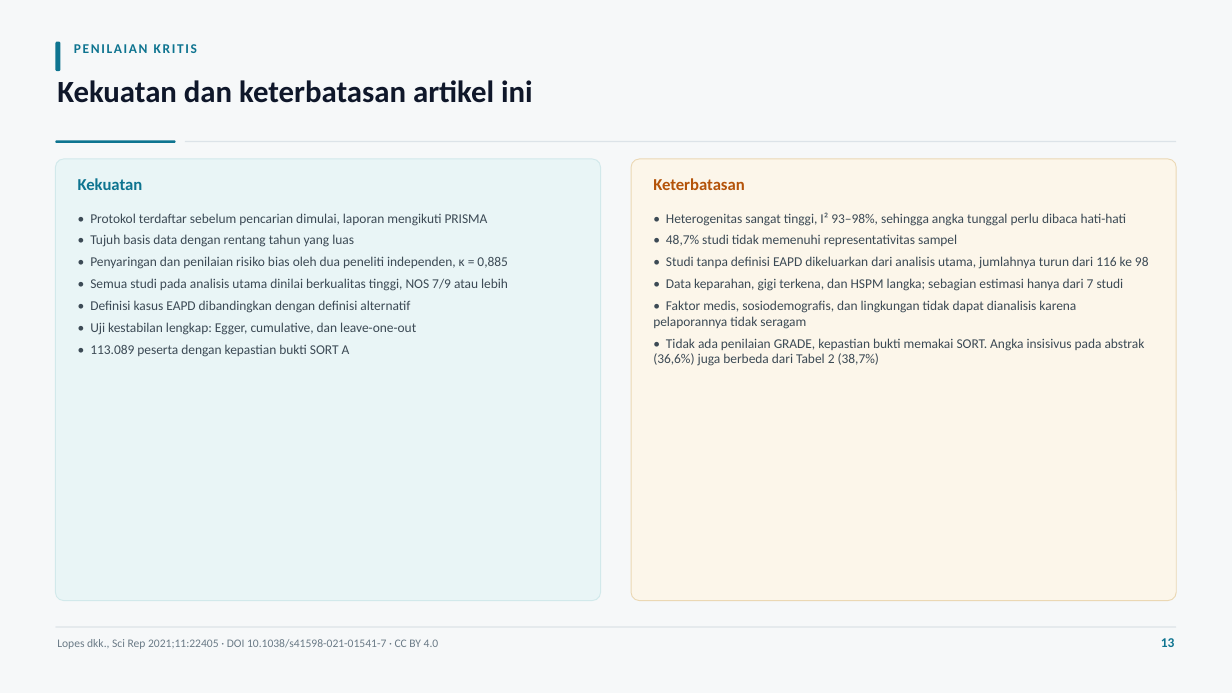
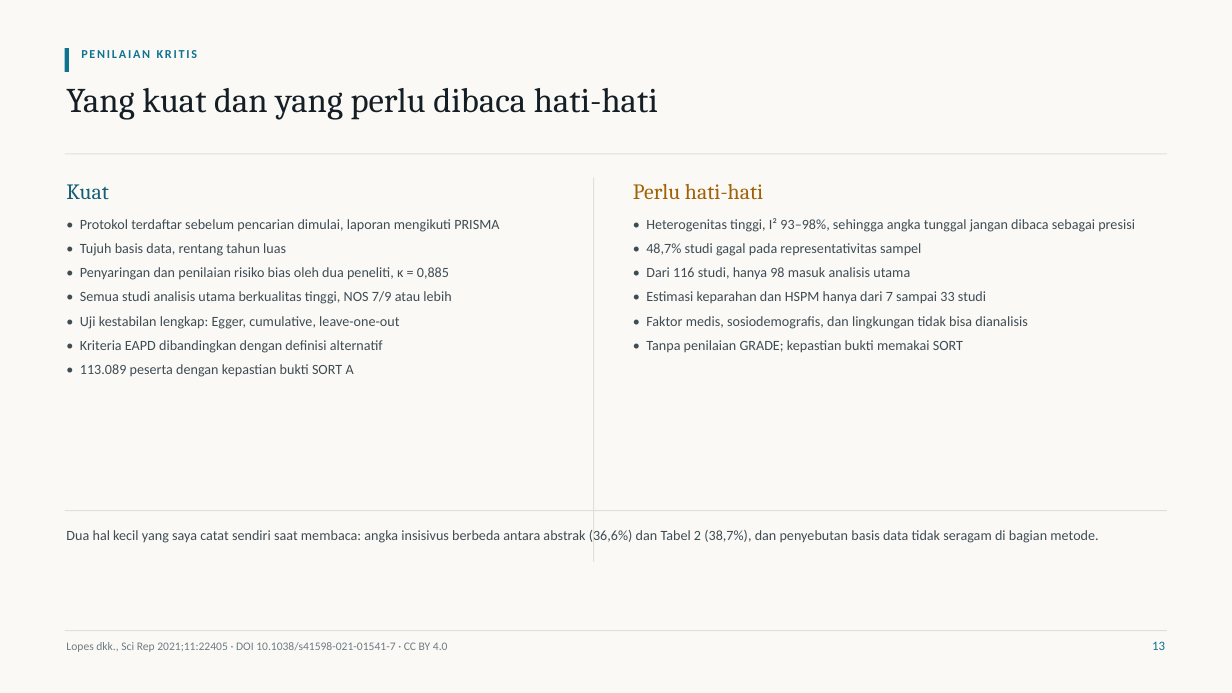
Before and after one commit to maskchanel14-source/agents, a slide deck: slide 13 of research/pediatric-dentistry-2021-2026/deck-mih-lopes-2021/Presentasi-Jurnal-MIH-Lopes-2021.pptx. Drawn at 1232x693 pixels with LibreOffice and Linux fonts; fonts in the diff are those of the drawing. Boxes give left, top, right and bottom in pixels: in the first picture for what was removed or moved away, otherwise in the second. Text is boxed around its words. In the diff, an @@ line names an element or a change of style, - is before the commit and + after.

```diff
--- a/research/pediatric-dentistry-2021-2026/deck-mih-lopes-2021/Presentasi-Jurnal-MIH-Lopes-2021.pptx
+++ b/research/pediatric-dentistry-2021-2026/deck-mih-lopes-2021/Presentasi-Jurnal-MIH-Lopes-2021.pptx
@@ rectangle at (0, 0, 1232, 693): fill #F6F8F9 to #FBF9F6 @@
@@ rectangle: place and size @@
-rectangle at (55, 42, 61, 71)
+rectangle at (65, 48, 68, 72)
@@ rectangle at (65, 48, 68, 72): rounded rectangle to rectangle @@
@@ text "PENILAIAN KRITIS": place and size @@
-text "PENILAIAN KRITIS" at (74, 44, 197, 53)
+text "PENILAIAN KRITIS" at (81, 50, 198, 58)
@@ text "PENILAIAN KRITIS" at (81, 50, 198, 58): size 10.5 to 9.5 pt, letter spacing 1.3 to 1.4 pt @@
@@ text at (66, 88, 658, 120): text changed; size 24 to 27 pt; font Calibri to Cambria; text colour #0F172A to #141E24; bold off @@
-Kekuatan dan keterbatasan artikel ini
+Yang kuat dan yang perlu dibaca hati-hati
@@ rounded rectangle removed at (55, 140, 176, 143) @@
@@ rounded rectangle removed at (185, 140, 1177, 141) @@
@@ rounded rectangle removed at (55, 159, 601, 601) @@
@@ rectangle added at (65, 153, 1167, 154), fill #E2DFD9 @@
@@ text removed at (78, 178, 143, 190) @@
-Kekuatan
@@ rectangle added at (593, 177, 594, 562), fill #E2DFD9 @@
@@ rounded rectangle removed at (631, 159, 1177, 601) @@
@@ text removed at (653, 178, 745, 190) @@
-Keterbatasan
@@ text added at (66, 184, 108, 200), 17 pt, text #155E75 @@
+Kuat
@@ text added at (633, 184, 763, 200), 17 pt, text #A16207 @@
+Perlu hati-hati
@@ text "• Protokol terdaftar sebelum pencarian ...": place and size @@
-text "• Protokol terdaftar sebelum pencarian ..." at (90, 213, 508, 357)
+text "• Protokol terdaftar sebelum pencarian ..." at (80, 219, 499, 377)
@@ text at (80, 219, 499, 377): size 10.5 to 11 pt, text colour #3C4A55 to #3E4C54 in "• Protokol terdaftar sebelum pencarian dimulai, laporan ...", "• 113.089 peserta dengan kepastian bukti SORT ..."; line spacing 0.96 to 1.05 @@
@@ text at (646, 218, 1135, 353): text changed; size 10.5 to 11 pt; text colour #3C4A55 to #3E4C54 @@
-• Heterogenitas sangat tinggi, I² 93–98%, sehingga angka tunggal perlu dibaca hati-hati
-• 48,7% studi tidak memenuhi representativitas sampel
-• Studi tanpa definisi EAPD dikeluarkan dari analisis utama, jumlahnya turun dari 116 ke 98
-• Data keparahan, gigi terkena, dan HSPM langka; sebagian estimasi hanya dari 7 studi
-• Faktor medis, sosiodemografis, dan lingkungan tidak dapat dianalisis karena pelaporannya tidak seragam
-• Tidak ada penilaian GRADE, kepastian bukti memakai SORT. Angka insisivus pada abstrak (36,6%) juga berbeda dari Tabel 2 (38,7%)
+• Heterogenitas tinggi, I² 93–98%, sehingga angka tunggal jangan dibaca sebagai presisi
+• 48,7% studi gagal pada representativitas sampel
+• Dari 116 studi, hanya 98 masuk analisis utama
+• Estimasi keparahan dan HSPM hanya dari 7 sampai 33 studi
+• Faktor medis, sosiodemografis, dan lingkungan tidak bisa dianalisis
+• Tanpa penilaian GRADE; kepastian bukti memakai SORT
@@ text at (80, 243, 451, 353): text changed; size 10.5 to 11 pt; text colour #3C4A55 to #3E4C54 @@
-• Tujuh basis data dengan rentang tahun yang luas
-• Penyaringan dan penilaian risiko bias oleh dua peneliti independen, κ = 0,885
-• Semua studi pada analisis utama dinilai berkualitas tinggi, NOS 7/9 atau lebih
-• Definisi kasus EAPD dibandingkan dengan definisi alternatif
-• Uji kestabilan lengkap: Egger, cumulative, dan leave-one-out
+• Tujuh basis data, rentang tahun luas
+• Penyaringan dan penilaian risiko bias oleh dua peneliti, κ = 0,885
+• Semua studi analisis utama berkualitas tinggi, NOS 7/9 atau lebih
+• Uji kestabilan lengkap: Egger, cumulative, leave-one-out
+• Kriteria EAPD dibandingkan dengan definisi alternatif
@@ rectangle added at (65, 510, 1167, 511), fill #E2DFD9 @@
@@ text added at (66, 530, 1098, 543), 11 pt, text #3E4C54 @@
+Dua hal kecil yang saya catat sendiri saat membaca: angka insisivus berbeda antara abstrak (36,6%) dan Tabel 2 (38,7%), dan penyebutan basis data tidak seragam di bagian metode.
@@ rounded rectangle removed at (55, 627, 1177, 628) @@
@@ text "Lopes dkk., Sci Rep 2021;11:22405 ...": place and size @@
-text "Lopes dkk., Sci Rep 2021;11:22405 ..." at (57, 639, 439, 649)
+text "Lopes dkk., Sci Rep 2021;11:22405 ..." at (66, 642, 448, 652)
@@ text "Lopes dkk., Sci Rep 2021;11:22405 ..." at (66, 642, 448, 652): text colour #6B7B87 to #6E7C83 @@
@@ rectangle added at (65, 630, 1167, 631), fill #E2DFD9 @@
@@ text "13": place and size @@
-text "13" at (1161, 638, 1175, 647)
+text "13" at (1152, 641, 1165, 650)
@@ text "13" at (1152, 641, 1165, 650): size 10.5 to 10 pt, bold off @@
```
Also in this commit, not shown: 13 other slides changed, 1 slide added, 1 slide removed, 31 other files.
